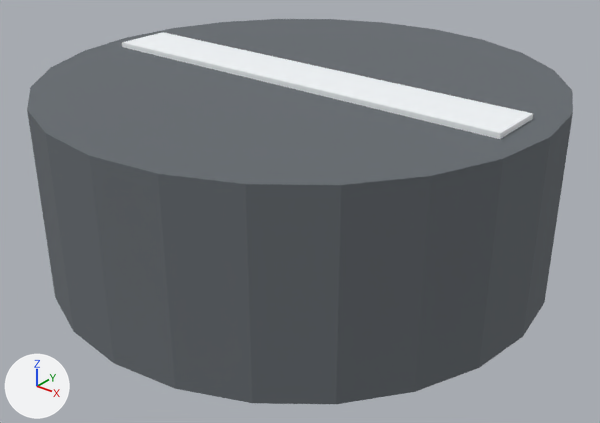
An edit to the glTF model assets/Robot_BlockBot/model_12.glb, drawn before and after from the same camera.
The view is the same before and after, from a 50 mm camera at (0.0973, -0.1218, 0.066) aimed at (0.0022, -0.003, -0.0077). Arrows for +X, +Y and +Z are at lower left; the lights stay in place. The older version comes first. Vertices at exactly the same position are counted once.

In view in the first picture: 'model_12_NOSIMPLIFY'.
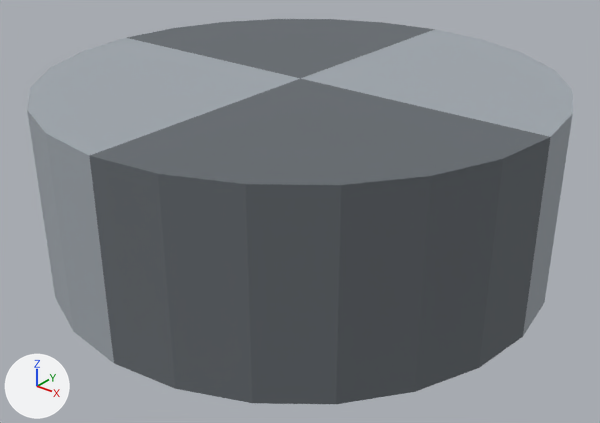
What differs and where, as boxes (x1, y1, x2, y2) in the pictures (600 x 423 px):
'model_12_NOSIMPLIFY', reshaped: (27, 19, 573, 404) in both
part 1 of me_model_12_nosimplify, deleted: before (122, 32, 533, 139)
part 2 of me_model_12_nosimplify, recoloured (lighter): before (328, 29, 573, 336); after (301, 29, 573, 336)
part 3 of me_model_12_nosimplify, recoloured (lighter): before (27, 38, 280, 363); after (27, 38, 300, 363)

The change in detail:
Material 'Material_1' (mat_material_1) changes colour from white #f4f7fa to grey #a0a7ae; in linear values from (0.902, 0.929, 0.953) to (0.353, 0.388, 0.424).
Material 'Material_2' (mat_material_2) is new.
Its base color is (0.133, 0.149, 0.165) (grey #666c71).
Its roughness is 1.0.
Material 'Material_3' (mat_material_3) is new.
Its base color is (0.353, 0.388, 0.424) (grey #a0a7ae).
Its roughness is 1.0.
me_model_12_nosimplify is used by ob_model_12_nosimplify.
me_model_12_nosimplify had 60 vertices, 108 faces and spanned x -0.0508..0.0508, y -0.0508..0.0508, z -0.02..0.02.
me_model_12_nosimplify now has 52 vertices, 112 faces and spans x -0.0508..0.0508, y -0.0508..0.0508, z -0.019..0.019.
me_model_12_nosimplify part 1: the loose piece of 8 vertices spanning x -0.045..0.045, y -0.006..0.006, z -0.02..0.02 is deleted.
me_model_12_nosimplify part 2: 24 faces spanning x 0.0..0.0508, y 0.0..0.0508, z -0.019..0.019 switch from mat_material_0 (grey #666c71) to mat_material_1 (grey #a0a7ae).
me_model_12_nosimplify part 3: 24 faces spanning x -0.0508..0.0, y -0.0508..0.0, z -0.019..0.019 switch from mat_material_0 (grey #666c71) to mat_material_3 (grey #a0a7ae).
Other edits to the shape of me_model_12_nosimplify do not show in these pictures.
me_model_12_nosimplify gains material mat_material_2 (grey #666c71).
